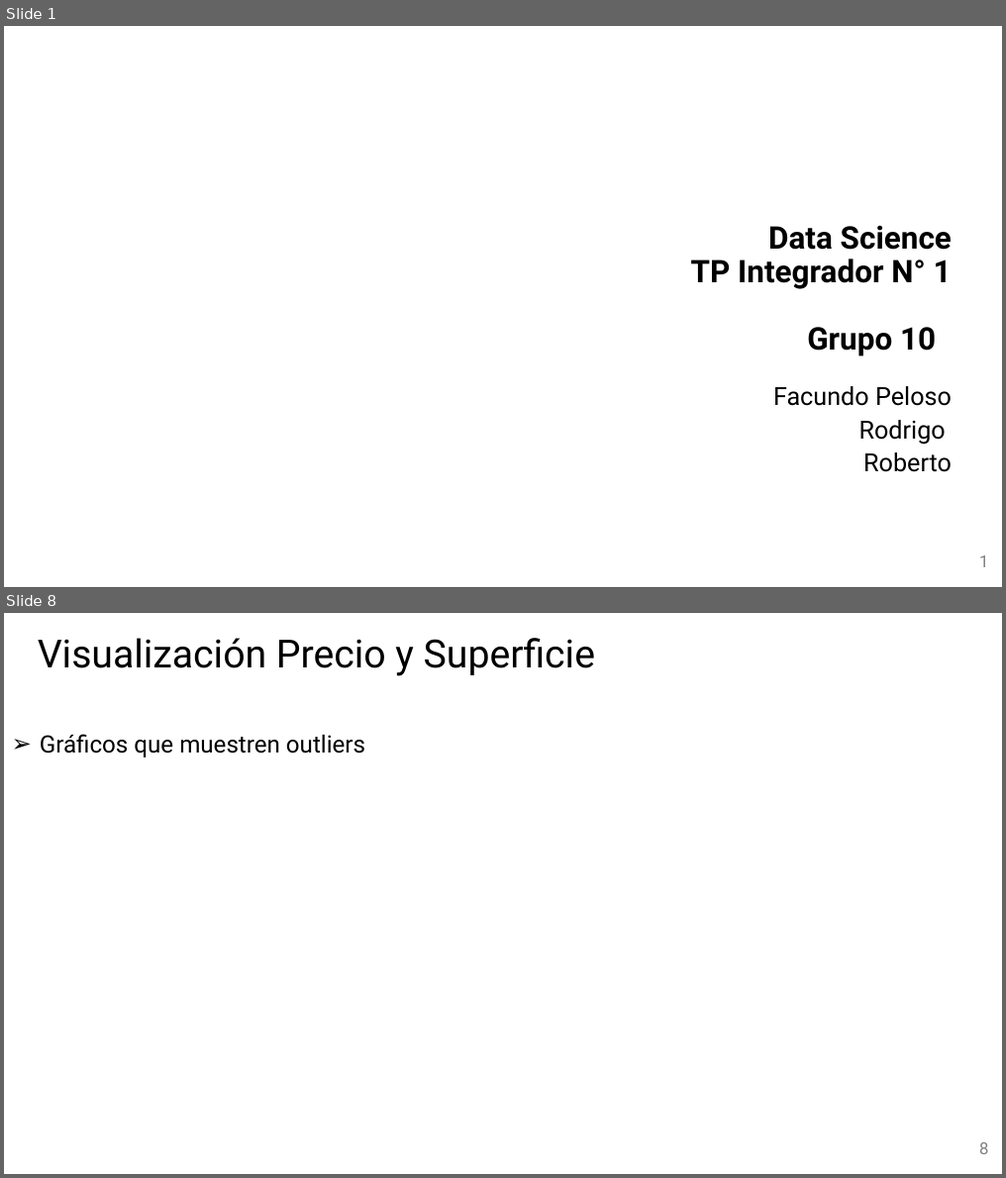
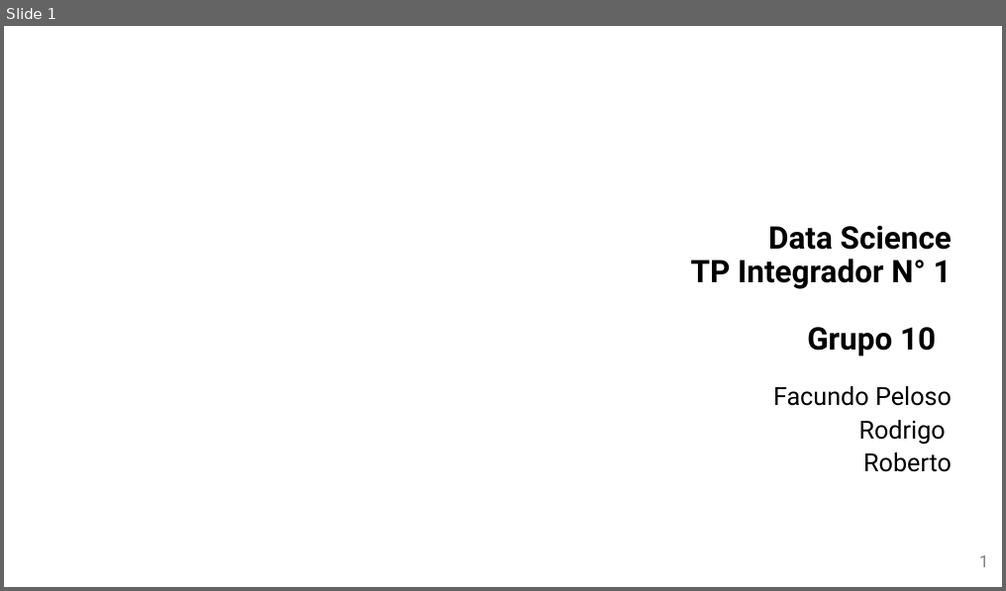
Before and after one commit to Facundo-Peloso/DH-TP-1---Grupo-10, a slide deck: Presentación/Presentación TP 1 - Grupo 10.pptx. Shown one above the other, each under a label of ours: slides 1 and 8 before the commit, slide 1 after it; the slides between them are not shown. The pictures are 1006x1178 and 1006x591 pixels, drawn with LibreOffice and Linux fonts; fonts in the diff are those of the drawing; background and template pictures are left out. Boxes give left, top, right and bottom in pixels: in the first picture for what was removed or moved away, otherwise in the second. Text is boxed around its words. In the diff, an @@ line names an element or a change of style, - is before the commit and + after.

```diff
--- a/Presentación/Presentación TP 1 - Grupo 10.pptx
+++ b/Presentación/Presentación TP 1 - Grupo 10.pptx
@@ slide 8 removed at [4,613,1002,1174], background picture (left out) @@
@@ title removed at [38,638,595,676] @@
-Visualización Precio y Superficie
@@ text removed at [40,734,365,758] @@
-➢ Gráficos que muestren outliers
@@ page number removed at [979,1143,988,1155] @@
-8
```
Also in this commit, not shown: 2 slides changed, 16 slides added, 9 other slides removed.
